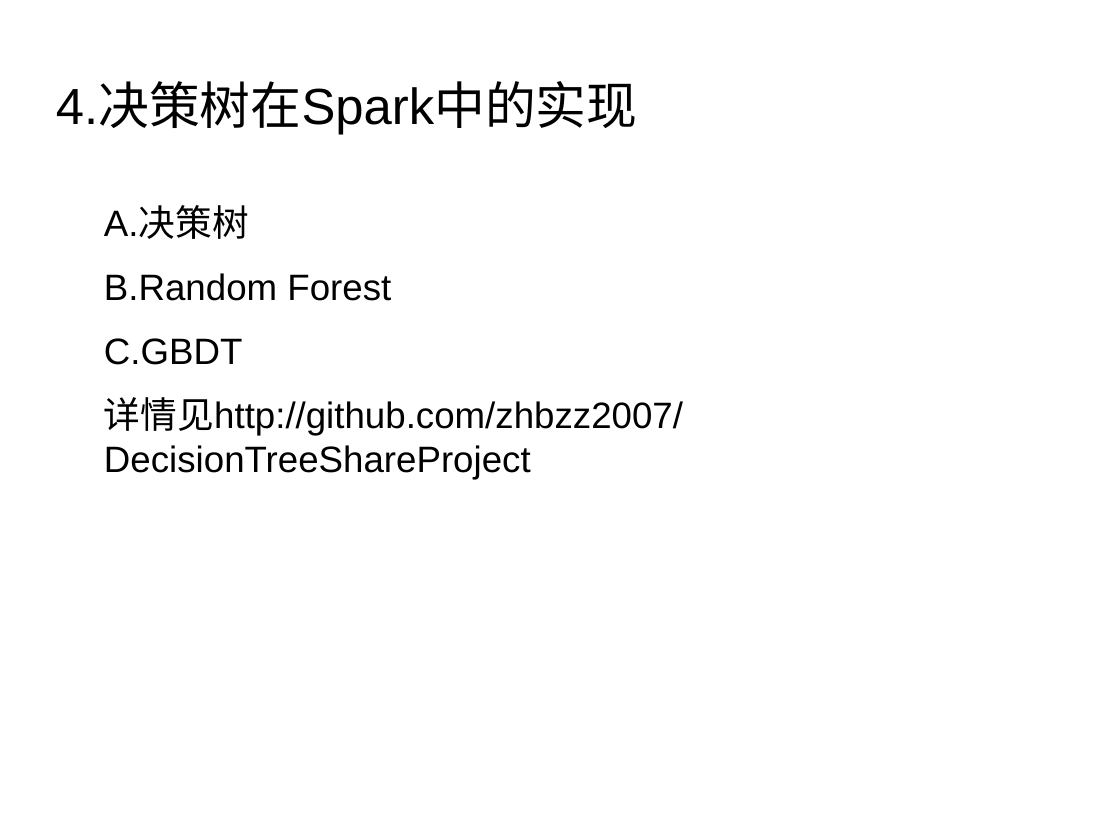
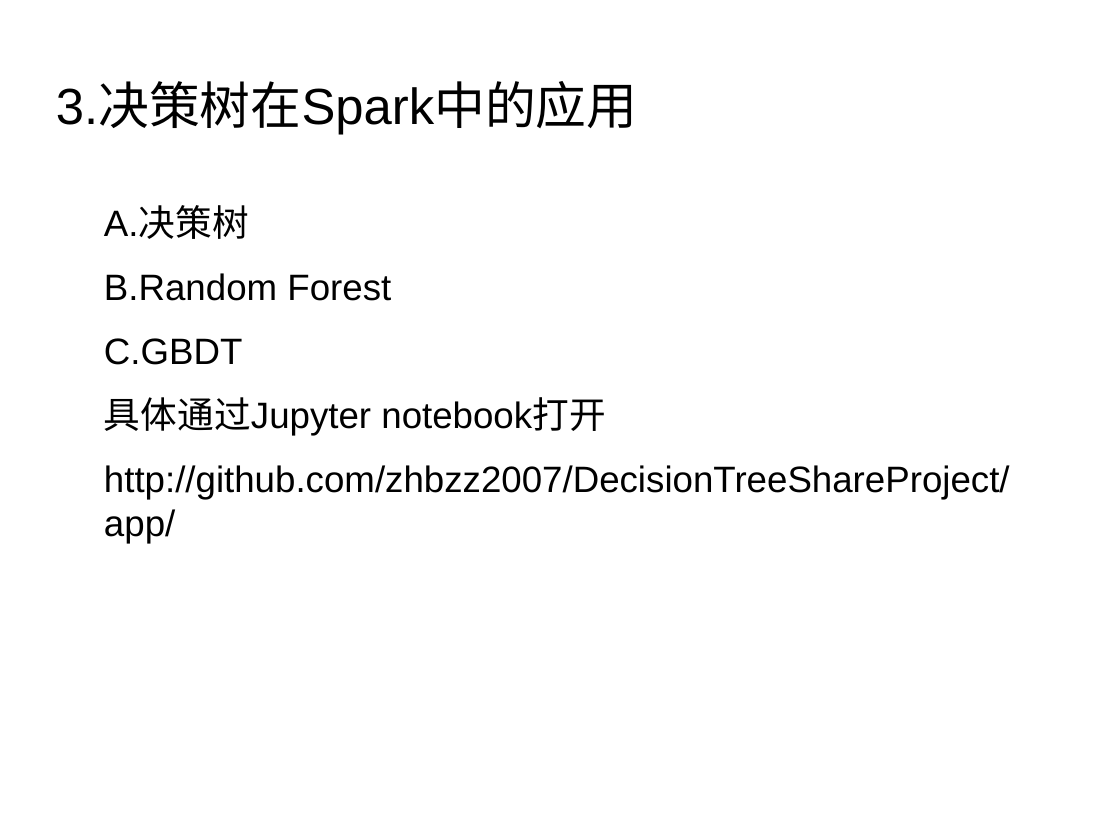
Before and after one commit to liulj0507/DecisionTreeShareProject, a slide deck: slide 27 of doc/DecisionTree-zhb.odp (slide 24 before the commit). Drawn at 1120x840 pixels with LibreOffice and Linux fonts; fonts in the diff are those of the drawing; background and template pictures are left out. Boxes give left, top, right and bottom in pixels: in the first picture for what was removed or moved away, otherwise in the second. Text is boxed around its words. In the diff, an @@ line names an element or a change of style, - is before the commit and + after.

Commit message:
更新决策树ppt

```diff
--- a/doc/DecisionTree-zhb.odp
+++ b/doc/DecisionTree-zhb.odp
@@ title at box(56, 83, 637, 134): text changed @@
-4.决策树在Spark中的实现
+3.决策树在Spark中的应用
@@ text at box(104, 397, 1010, 544): text changed @@
-详情见http://github.com/zhbzz2007/DecisionTreeShareProject
+具体通过Jupyter notebook打开
+http://github.com/zhbzz2007/DecisionTreeShareProject/app/
```
Also in this commit, not shown: 10 other slides changed, 10 slides added, 2 slides removed, 11 other files.
